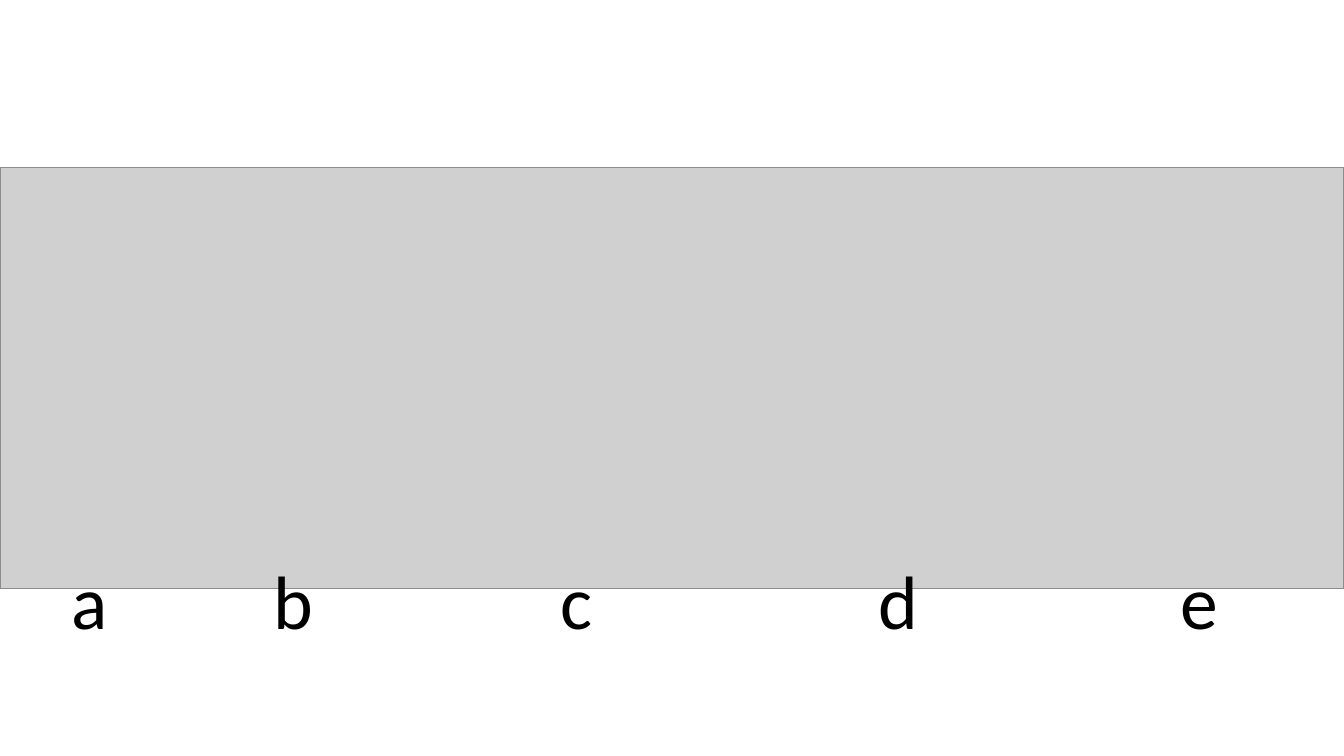
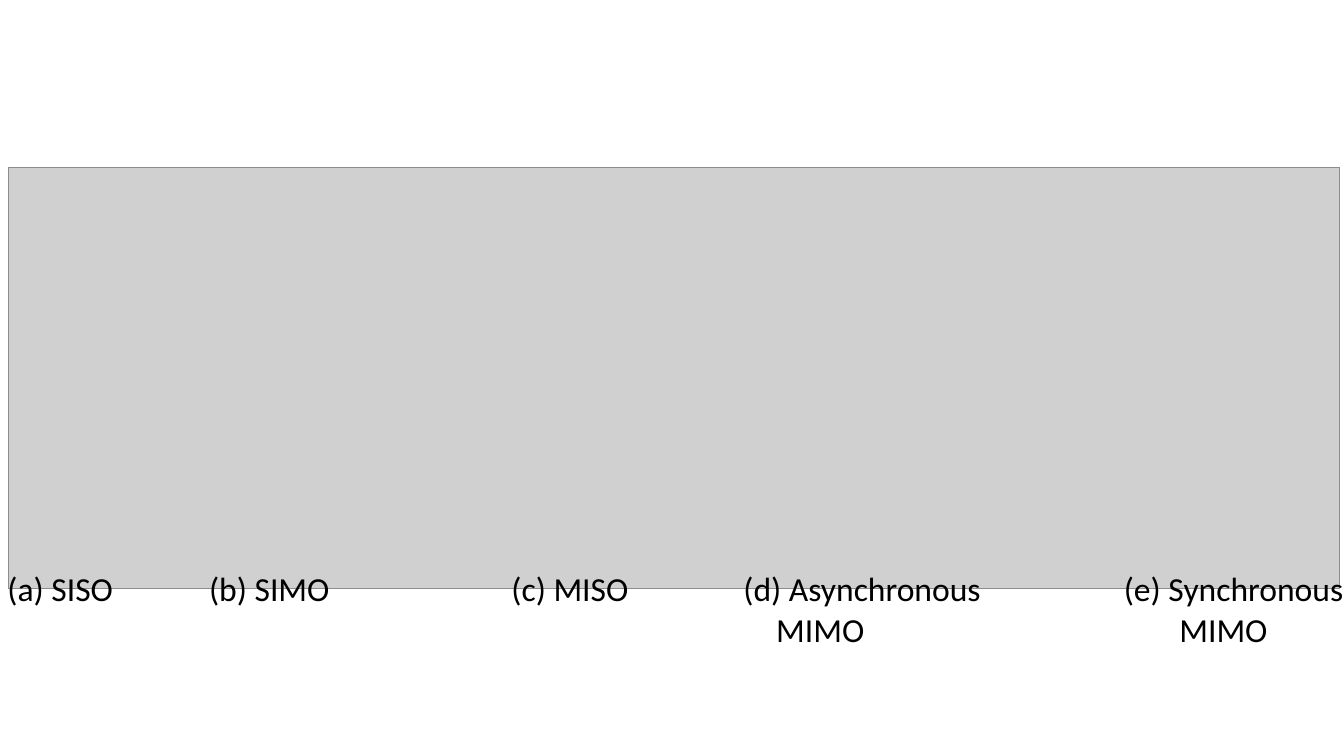
Before and after one commit to u1273400/thesis, a slide deck: slide 15 of thesis.pptx. Drawn at 1344x756 pixels with LibreOffice and Linux fonts; fonts in the diff are those of the drawing; grey boxes stand for pictures. Boxes give left, top, right and bottom in pixels: in the first picture for what was removed or moved away, otherwise in the second. Text is boxed around its words. In the diff, an @@ line names an element or a change of style, - is before the commit and + after.

```diff
--- a/thesis.pptx
+++ b/thesis.pptx
@@ picture: place and size @@
-picture at (0,167,1344,588)
+picture at (8,167,1339,588)
@@ text at (7,574,1343,643): text changed; size 54 to 24 pt @@
-a b c d e
+(a) SISO (b) SIMO (c) MISO (d) Asynchronous (e) Synchronous
+MIMO MIMO
```
Also in this commit, not shown: 1 other file.
